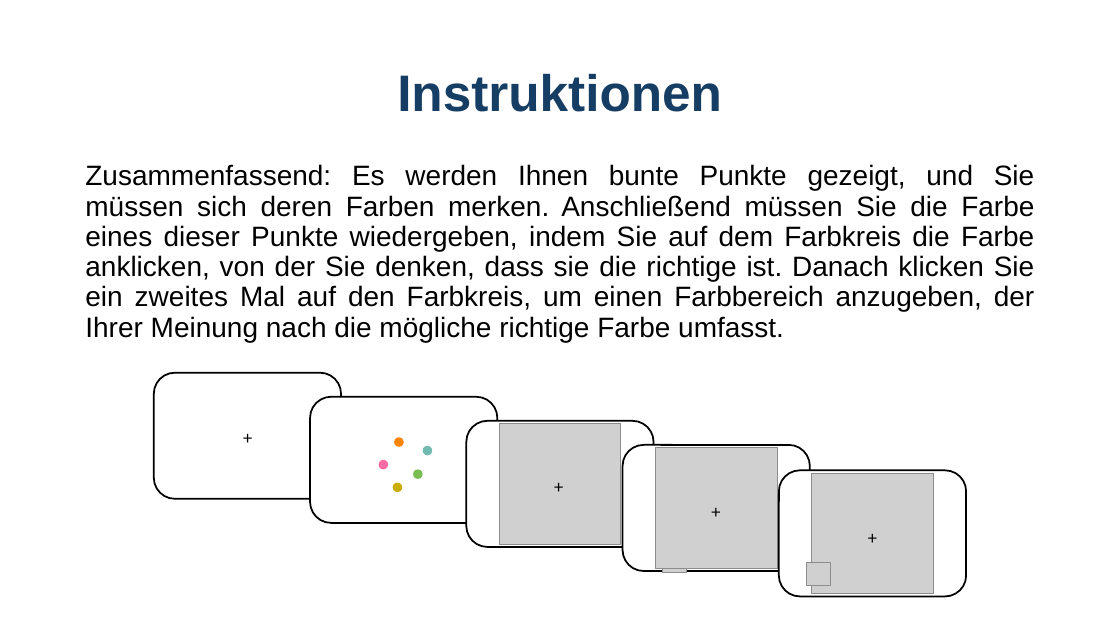
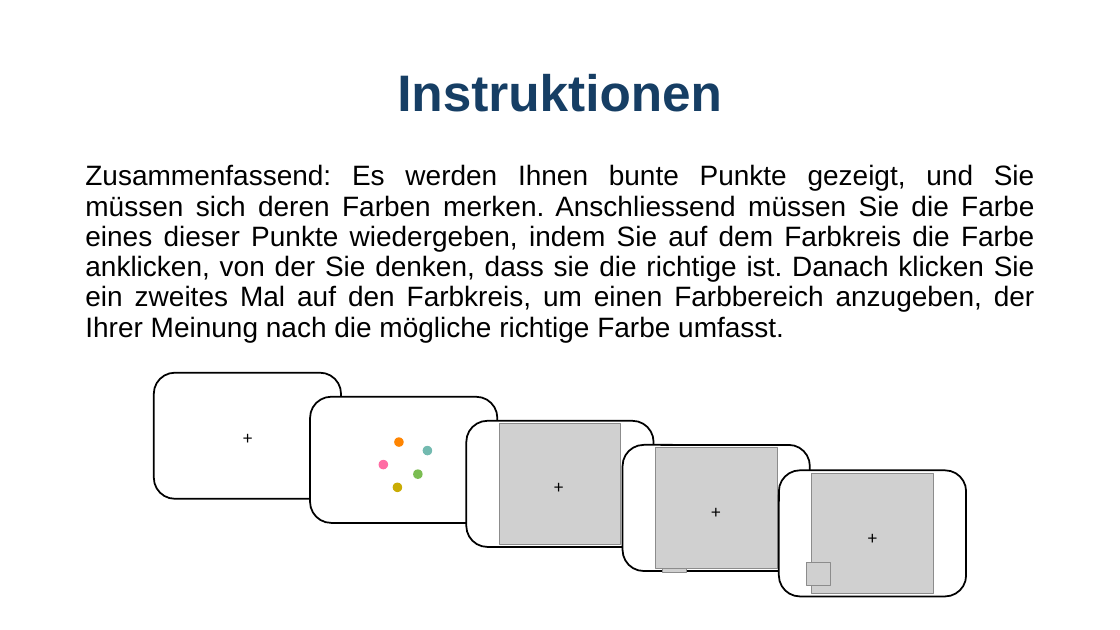
Before and after one commit to GidonFrischkorn/Ambizione-IndividualDifferencesStudy, a slide deck: slide 6 of tasks/color-delayed-estimation/assets/instructions_color_delayed_estimation.pptx. Drawn at 1120x630 pixels with LibreOffice and Linux fonts; fonts in the diff are those of the drawing; grey boxes stand for pictures. Boxes give left, top, right and bottom in pixels: in the first picture for what was removed or moved away, otherwise in the second. Text is boxed around its words. In the diff, an @@ line names an element or a change of style, - is before the commit and + after.

```diff
--- a/tasks/color-delayed-estimation/assets/instructions_color_delayed_estimation.pptx
+++ b/tasks/color-delayed-estimation/assets/instructions_color_delayed_estimation.pptx
@@ text at [85, 164, 1034, 342]: text changed @@
-Zusammenfassend: Es werden Ihnen bunte Punkte gezeigt, und Sie müssen sich deren Farben merken. Anschließend müssen Sie die Farbe eines dieser Punkte wiedergeben, indem Sie auf dem Farbkreis die Farbe anklicken, von der Sie denken, dass sie die richtige ist. Danach klicken Sie ein zweites Mal auf den Farbkreis, um einen Farbbereich anzugeben, der Ihrer Meinung nach die mögliche richtige Farbe umfasst.
+Zusammenfassend: Es werden Ihnen bunte Punkte gezeigt, und Sie müssen sich deren Farben merken. Anschliessend müssen Sie die Farbe eines dieser Punkte wiedergeben, indem Sie auf dem Farbkreis die Farbe anklicken, von der Sie denken, dass sie die richtige ist. Danach klicken Sie ein zweites Mal auf den Farbkreis, um einen Farbbereich anzugeben, der Ihrer Meinung nach die mögliche richtige Farbe umfasst.
```
Also in this commit, not shown: 1 other slide changed, 3 other files.
